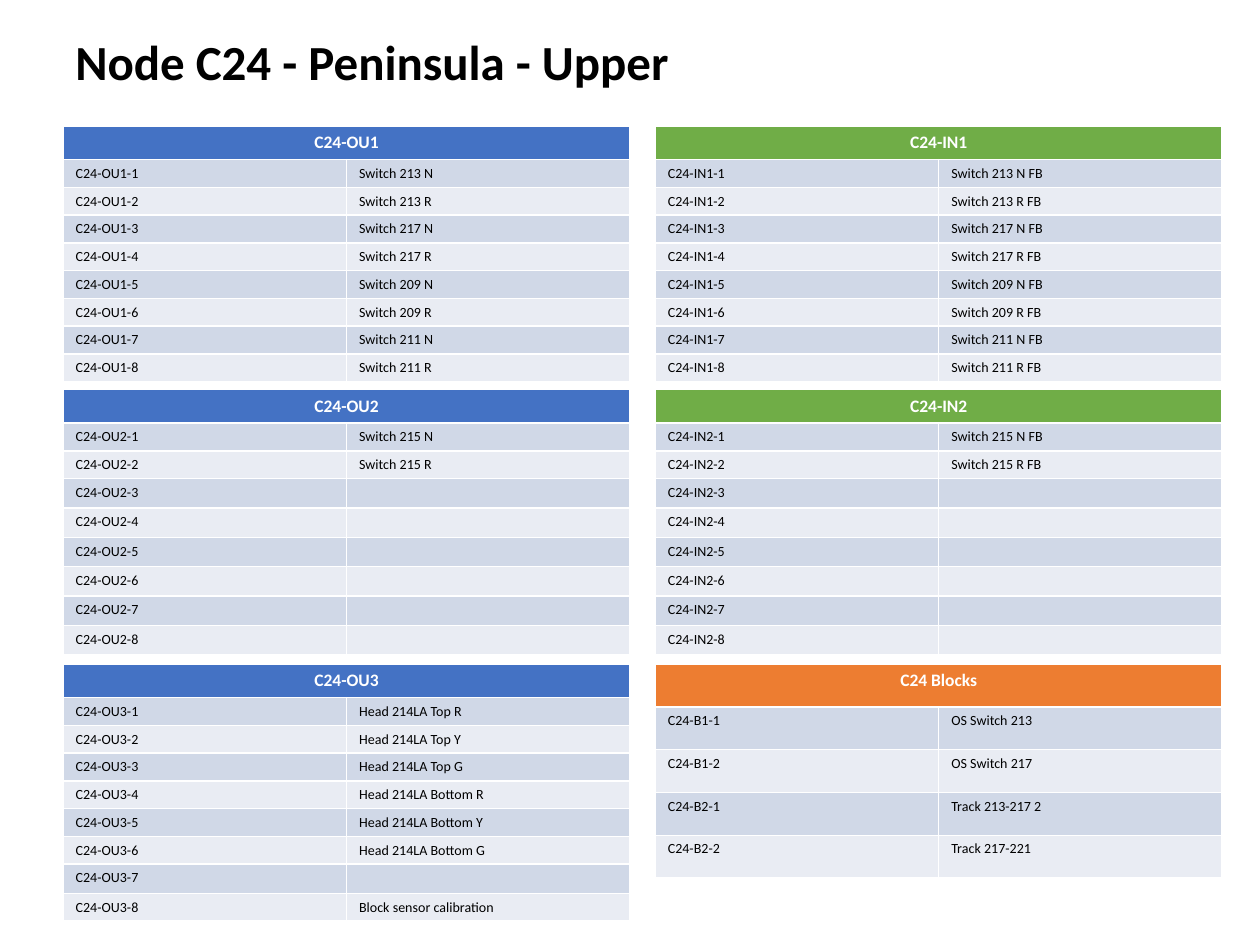
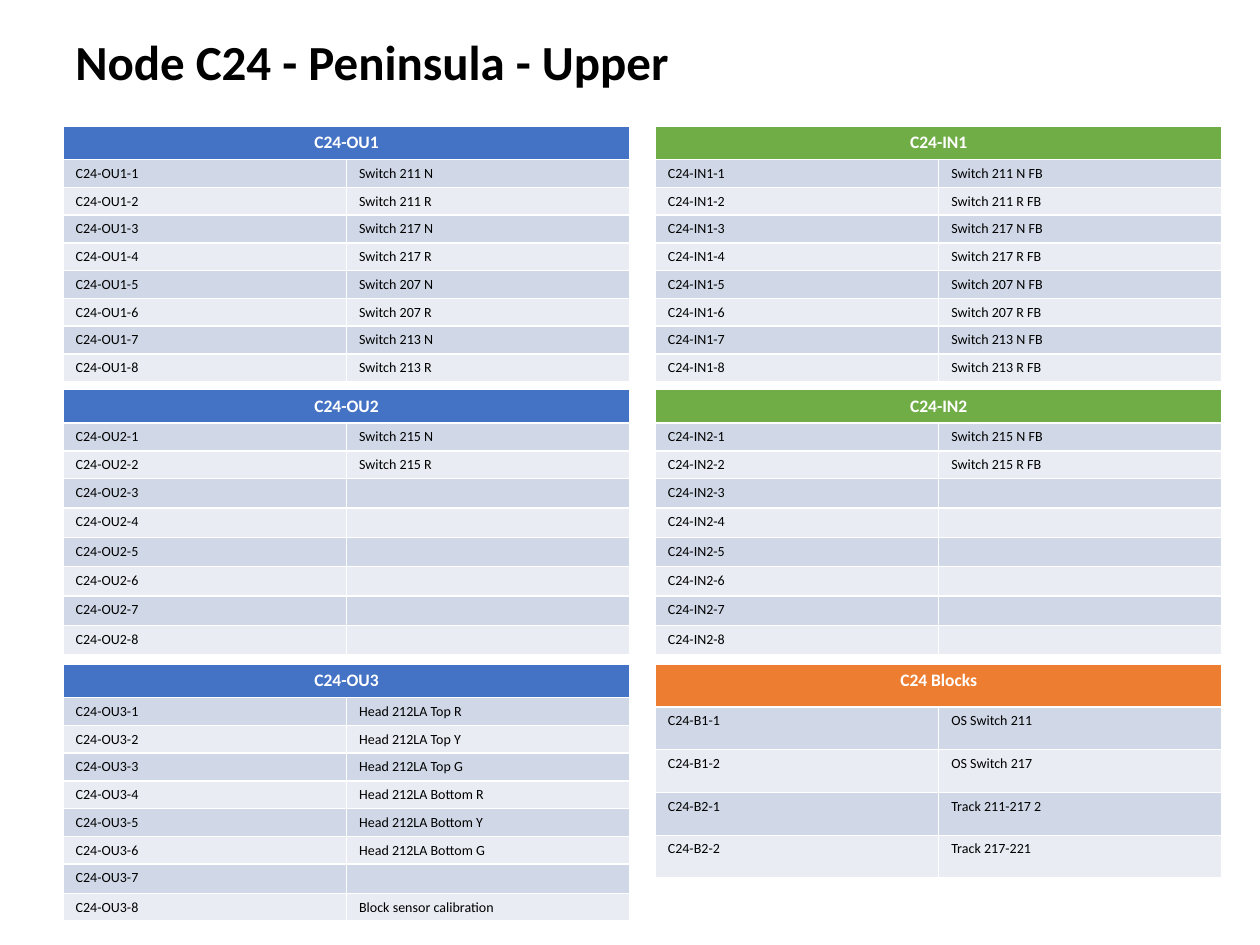
Before and after one commit to lnevo/hart, a slide deck: slide 14 of docs/wiring/Wiring_Schematic.pptx. Drawn at 1260x945 pixels with LibreOffice and Linux fonts; fonts in the diff are those of the drawing. Boxes give left, top, right and bottom in pixels: in the first picture for what was removed or moved away, otherwise in the second. Text is boxed around its words. In the diff, an @@ line names an element or a change of style, - is before the commit and + after.

```diff
--- a/docs/wiring/Wiring_Schematic.pptx
+++ b/docs/wiring/Wiring_Schematic.pptx
@@ table at (63,126,630,376) @@
-row 2, column 2: Switch 213 N
+row 2, column 2: Switch 211 N
-row 3, column 2: Switch 213 R
+row 3, column 2: Switch 211 R
-row 6, column 2: Switch 209 N
+row 6, column 2: Switch 207 N
-row 7, column 2: Switch 209 R
+row 7, column 2: Switch 207 R
-row 8, column 2: Switch 211 N
+row 8, column 2: Switch 213 N
-row 9, column 2: Switch 211 R
+row 9, column 2: Switch 213 R
@@ table at (655,126,1222,376) @@
-row 2, column 2: Switch 213 N FB
+row 2, column 2: Switch 211 N FB
-row 3, column 2: Switch 213 R FB
+row 3, column 2: Switch 211 R FB
-row 6, column 2: Switch 209 N FB
+row 6, column 2: Switch 207 N FB
-row 7, column 2: Switch 209 R FB
+row 7, column 2: Switch 207 R FB
-row 8, column 2: Switch 211 N FB
+row 8, column 2: Switch 213 N FB
-row 9, column 2: Switch 211 R FB
+row 9, column 2: Switch 213 R FB
@@ table at (63,664,630,916) @@
-row 2, column 2: Head 214LA Top R
+row 2, column 2: Head 212LA Top R
-row 3, column 2: Head 214LA Top Y
+row 3, column 2: Head 212LA Top Y
-row 4, column 2: Head 214LA Top G
+row 4, column 2: Head 212LA Top G
-row 5, column 2: Head 214LA Bottom R
+row 5, column 2: Head 212LA Bottom R
-row 6, column 2: Head 214LA Bottom Y
+row 6, column 2: Head 212LA Bottom Y
-row 7, column 2: Head 214LA Bottom G
+row 7, column 2: Head 212LA Bottom G
@@ table at (655,664,1222,878) @@
-row 2, column 2: OS Switch 213
+row 2, column 2: OS Switch 211
-row 4, column 2: Track 213-217 2
+row 4, column 2: Track 211-217 2
```
Also in this commit, not shown: 19 other slides changed, 2 slides added, 1 slide removed, 14 other files.
